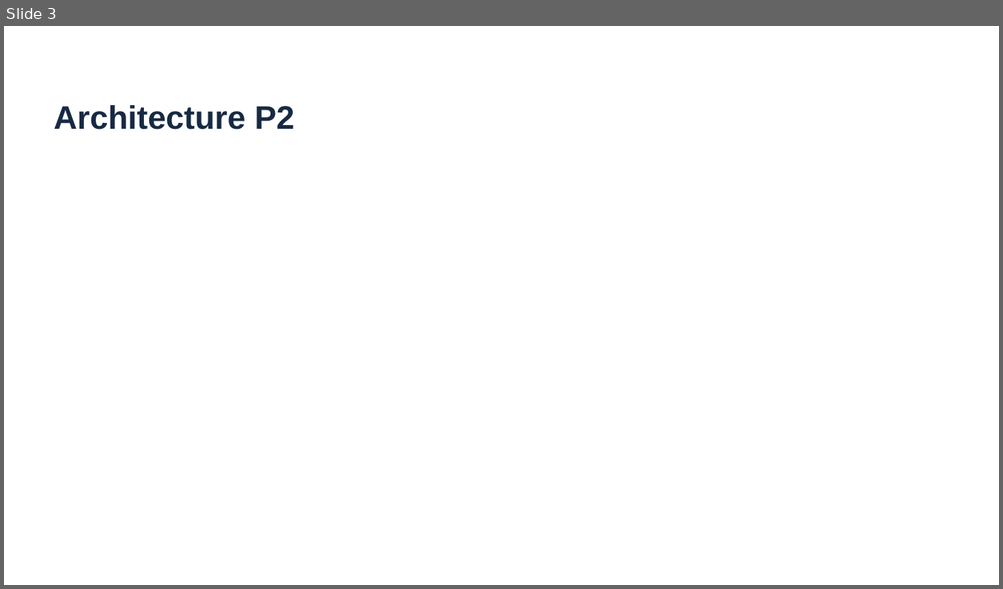
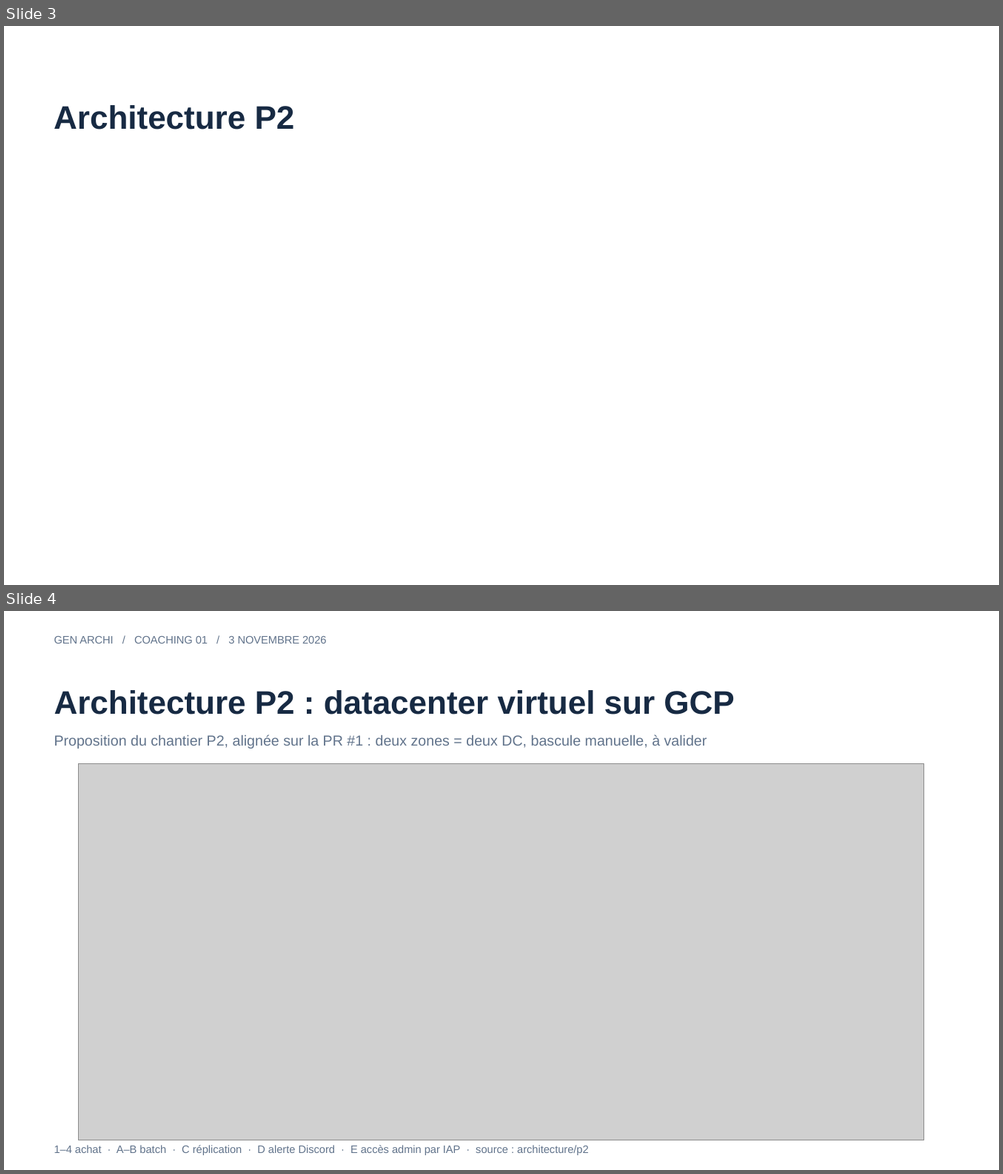
Before and after one commit to 3-Istor/GenArchi, a slide deck: docs/coaching/2026-11-03-coaching-1.pptx. Shown one above the other, each under a label of ours: slide 3 before the commit, slides 3 and 4 after it. The pictures are 1003x589 and 1003x1174 pixels, drawn with LibreOffice and Linux fonts; fonts in the diff are those of the drawing; grey boxes stand for pictures. Boxes give left, top, right and bottom in pixels: in the first picture for what was removed or moved away, otherwise in the second. Text is boxed around its words. In the diff, an @@ line names an element or a change of style, - is before the commit and + after.

```diff
--- a/docs/coaching/2026-11-03-coaching-1.pptx
+++ b/docs/coaching/2026-11-03-coaching-1.pptx
@@ slide 4 added at <box>4,611,999,1170</box>, background #FFFFFF @@
@@ text added at <box>54,636,327,644</box>, 10.5 pt, text #61738B @@
+GEN ARCHI / COACHING 01 / 3 NOVEMBRE 2026
@@ text added at <box>54,690,734,715</box>, 31.5 pt, text #172A43, bold @@
+Architecture P2 : datacenter virtuel sur GCP
@@ text added at <box>54,735,707,749</box>, 14 pt, text #61738B @@
+Proposition du chantier P2, alignée sur la PR #1 : deux zones = deux DC, bascule manuelle, à valider
@@ picture added at <box>79,764,924,1141</box> @@
@@ text added at <box>54,1145,589,1156</box>, 10.5 pt, text #61738B @@
+1–4 achat · A–B batch · C réplication · D alerte Discord · E accès admin par IAP · source : architecture/p2
```
Also in this commit, not shown: 27 other files.
